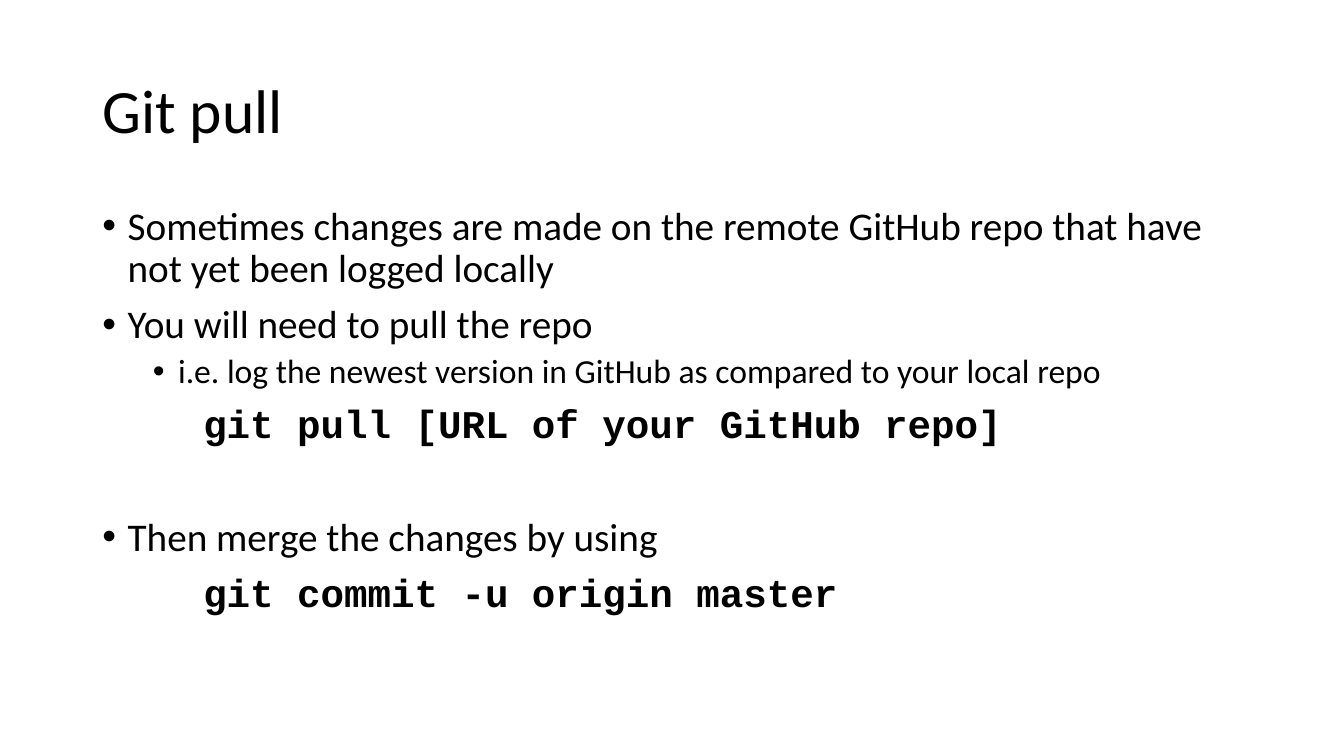
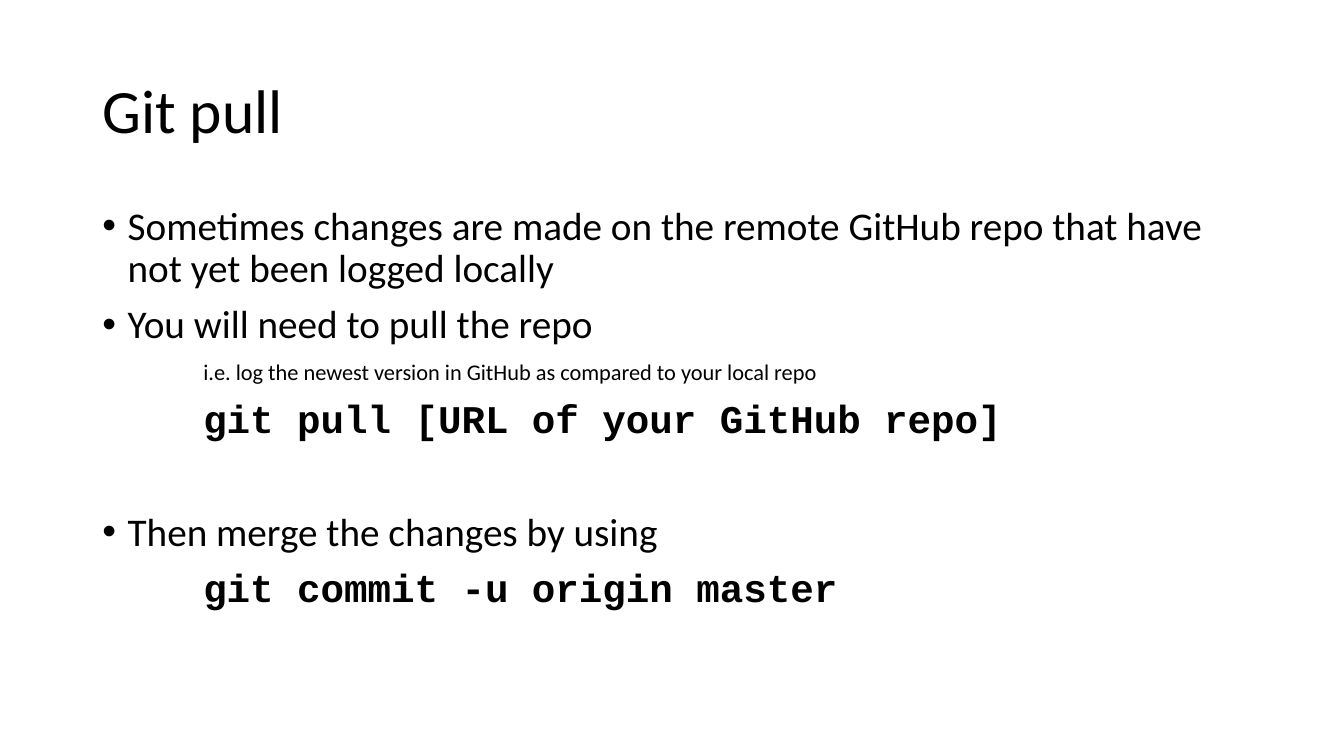
Before and after one commit to jojokarlin/Git_DRI_Jan_2017, a slide deck: slide 27 of GitPres.pptx. Drawn at 1344x756 pixels with LibreOffice and Linux fonts; fonts in the diff are those of the drawing. Boxes give left, top, right and bottom in pixels: in the first picture for what was removed or moved away, otherwise in the second. Text is boxed around its words. In the diff, an @@ line names an element or a change of style, - is before the commit and + after.

```diff
--- a/GitPres.pptx
+++ b/GitPres.pptx
@@ text at box(203, 364, 816, 384): size 24 to 16 pt in "i.e. log the newest version in GitHub ..."; bullet • to none; list level 2 to 3 in "i.e. log the newest version ..." @@
```
Also in this commit, not shown: 1 other slide changed, 5 other files.
